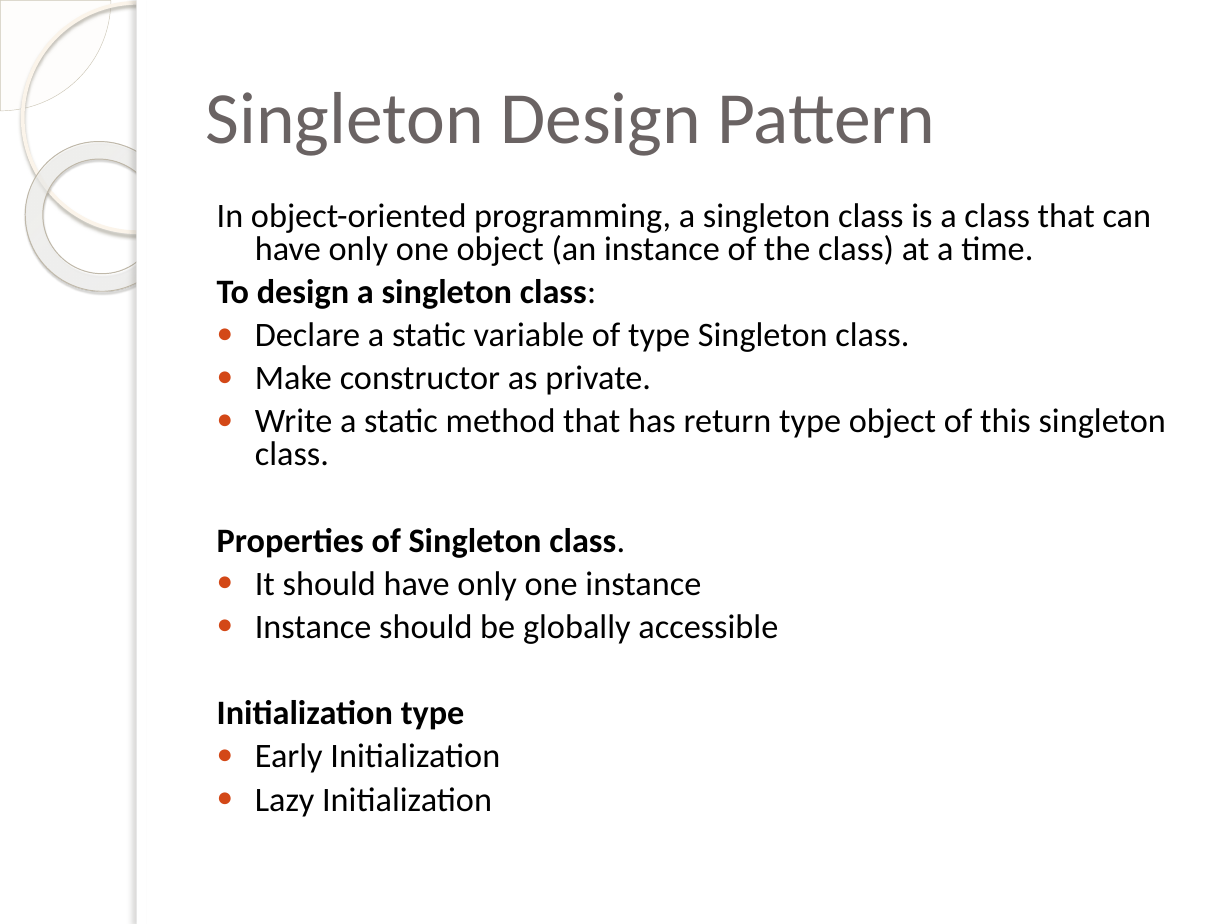
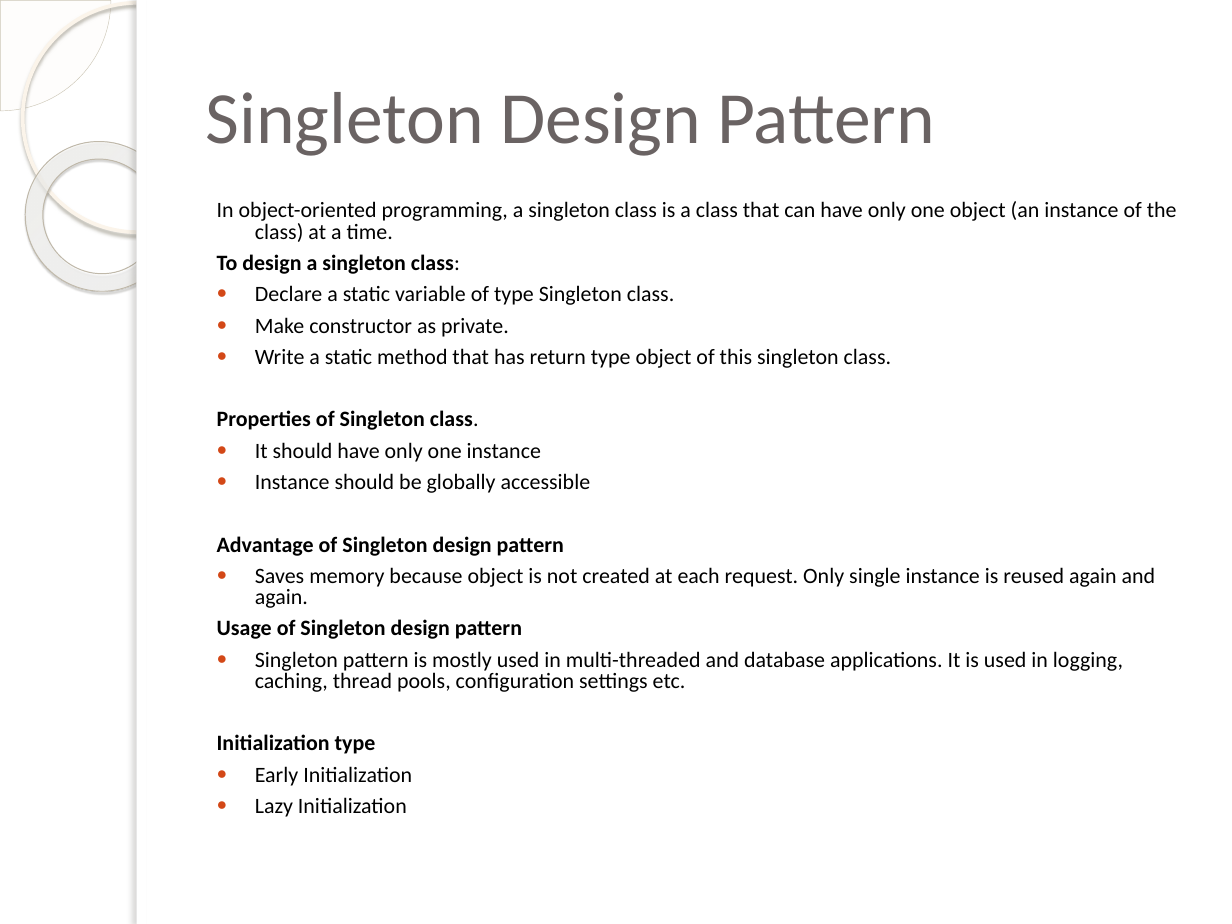
Before and after one commit to pratyusbharimalla/designpattern, a slide deck: slide 12 of design pattern.pptx (slide 11 before the commit). Drawn at 1232x924 pixels with LibreOffice and Linux fonts; fonts in the diff are those of the drawing; background and template pictures are left out. Boxes give left, top, right and bottom in pixels: in the first picture for what was removed or moved away, otherwise in the second. Text is boxed around its words. In the diff, an @@ line names an element or a change of style, - is before the commit and + after.

Commit message:
design pattern update

```diff
--- a/design pattern.pptx
+++ b/design pattern.pptx
@@ text at [217, 201, 1177, 817]: size 20 to 12.8 pt in "In object-oriented programming, a singleton class is ...", "To design a singleton class:", "Declare a static variable of type Singleton ...", "Make constructor as private." and 7 more places @@
@@ text at [217, 536, 1156, 692]: paragraphs added @@
+Advantage of Singleton design pattern
+● Saves memory because object is not created at each request. Only single instance is reused again and again.
+Usage of Singleton design pattern
+● Singleton pattern is mostly used in multi-threaded and database applications. It is used in logging, caching, thread pools, configuration settings etc.
```
Also in this commit, not shown: 3 other slides changed, 12 slides added, 1 slide removed.
